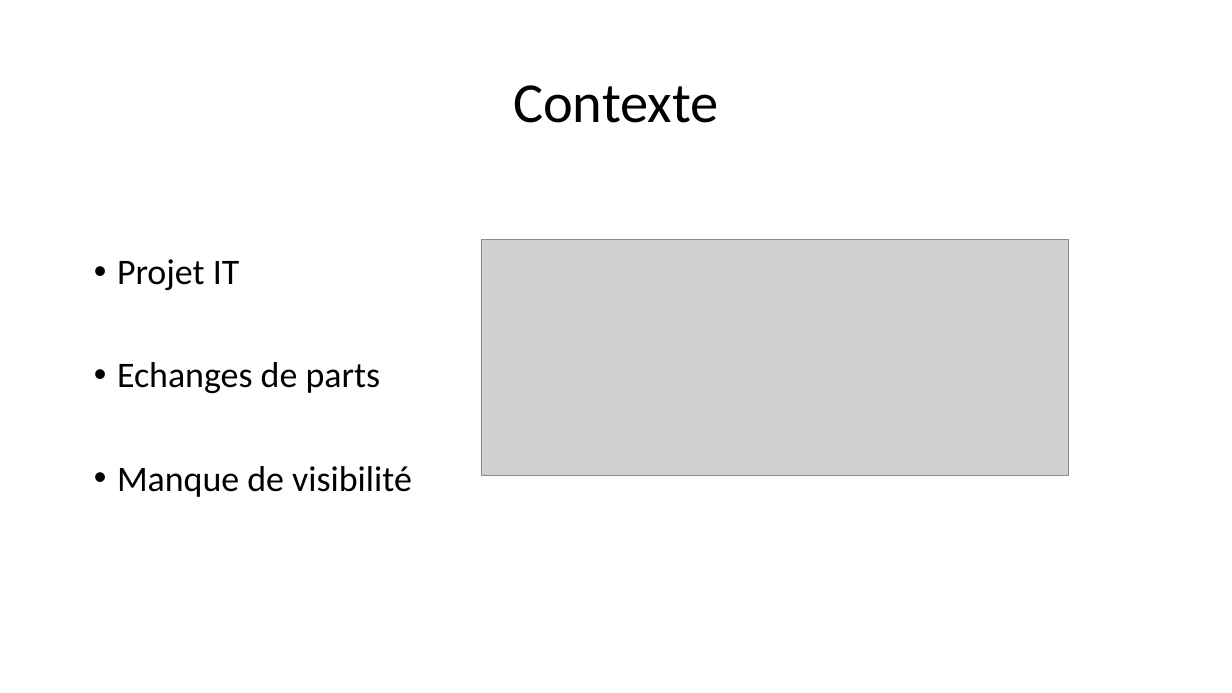
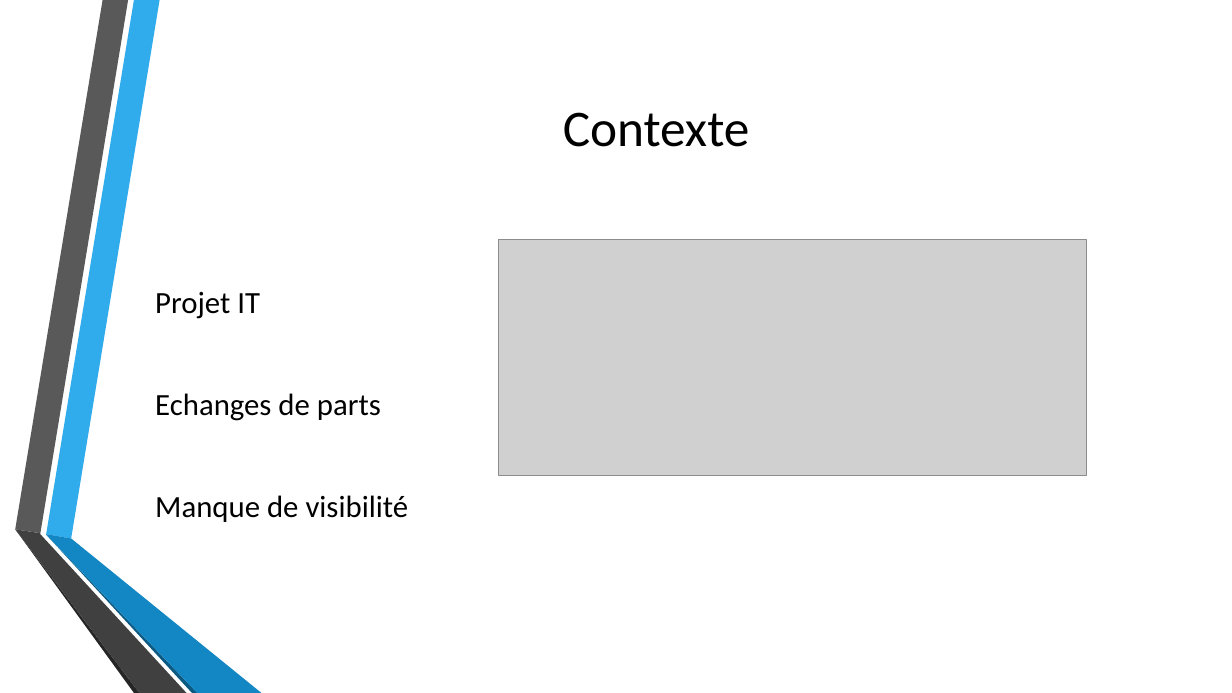
Before and after one commit to Thibaut-Comte/projetIT, a slide deck: slide 4 of PrésentationBourseEchangeSCPI.pptx. Drawn at 1232x693 pixels with LibreOffice and Linux fonts; fonts in the diff are those of the drawing; grey boxes stand for pictures; background and template pictures are left out. Boxes give left, top, right and bottom in pixels: in the first picture for what was removed or moved away, otherwise in the second. Text is boxed around its words. In the diff, an @@ line names an element or a change of style, - is before the commit and + after.

```diff
--- a/PrésentationBourseEchangeSCPI.pptx
+++ b/PrésentationBourseEchangeSCPI.pptx
@@ text "Contexte": place and size @@
-text "Contexte" at [513,85,719,123]
+text "Contexte" at [563,112,750,147]
@@ text "Contexte" at [563,112,750,147]: size 44 to 40 pt; line spacing 0.9 to 1 @@
@@ text "Projet IT": place and size @@
-text "Projet IT" at [117,259,412,497]
+text "Projet IT" at [155,292,409,522]
@@ text "Projet IT" at [155,292,409,522]: size 28 to 24 pt; bullet • to none; line spacing 0.9 to 1; vertical alignment top to middle @@
@@ picture: place and size @@
-picture at [482,239,1068,475]
+picture at [499,239,1086,475]
@@ group added at [15,0,262,693]: 6 freeform shapes @@
```
Also in this commit, not shown: 19 other slides changed.
